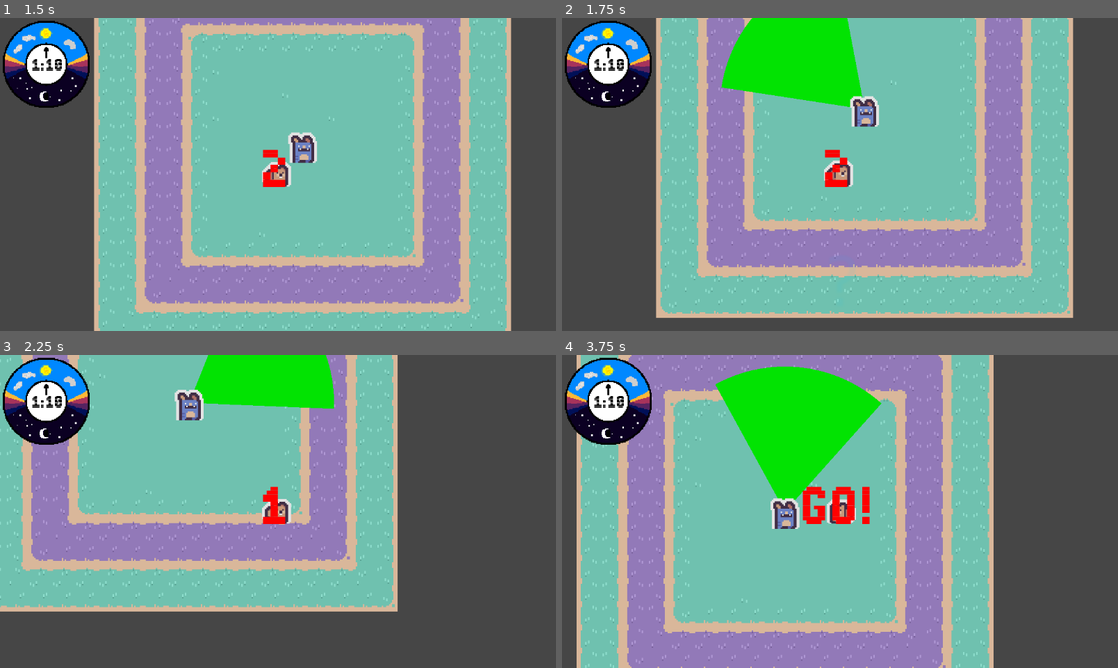
Above: before the commit, frames 1-4 (two rows, left to right).
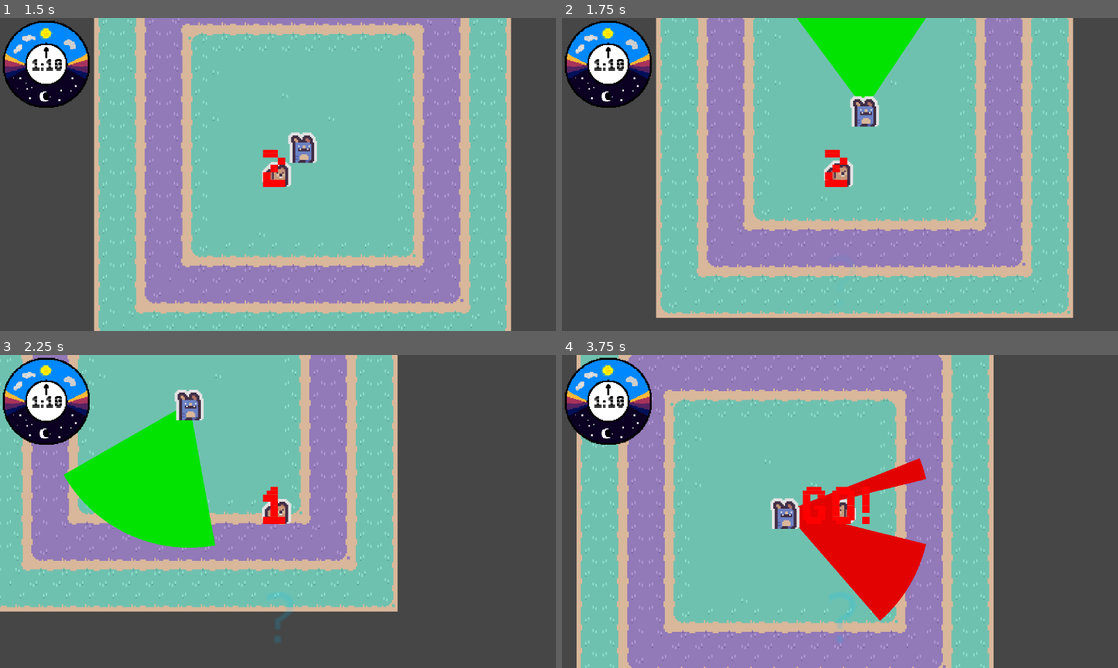
Above: after the commit, the same moments.

Repository: Sosenteam/groundhog-stealth
Game: Godot game, scene res://world.tscn
The game is run twice, just before and just after one commit, with the same random seed, the same clock (stepped at 60 frames per second) and the same inputs.
Inputs:
- Up to frame 1 (1.5 s): tap Enter at 0.5 s; hold D (move_right) 0.53-1.28 s; hold Space (move_dash) 0.53-1.28 s; hold S (move_down) from 1.28 s (still down); tap Space (move_dash) at 1.35 s
- Up to frame 2 (1.75 s): keep holding S (move_down)
- Up to frame 3 (2.25 s): release S (move_down) at 2.03 s; hold D (move_right) from 2.03 s (still down); hold Space (move_dash) from 2.03 s (still down)
- Up to frame 4 (3.75 s): release D (move_right) at 2.78 s; release Space (move_dash) at 2.78 s; hold W (move_up) 2.78-3.53 s; tap Space (move_dash) at 2.85 s; hold A (move_left) from 3.53 s (still down); hold Space (move_dash) from 3.53 s (still down)

Frame 1 is identical in both runs. In frame 2, 6.4% of the frame differs, in the area x 28-66%, y 0-29%; in frame 3, 11%; in frame 4, 12%, in the area x 27-66%, y 3-92%.

Commit message:
made spinning search faster

Diff:
--- a/phil/states/spinning_search.gd
+++ b/phil/states/spinning_search.gd
@@ -30,4 +30,4 @@
 	phil.stop_detecting.emit()
 
 func physics_update(_delta: float) -> void:
-	phil.direction = phil.direction.rotated(0.06)
+	phil.direction = phil.direction.rotated(0.12)
